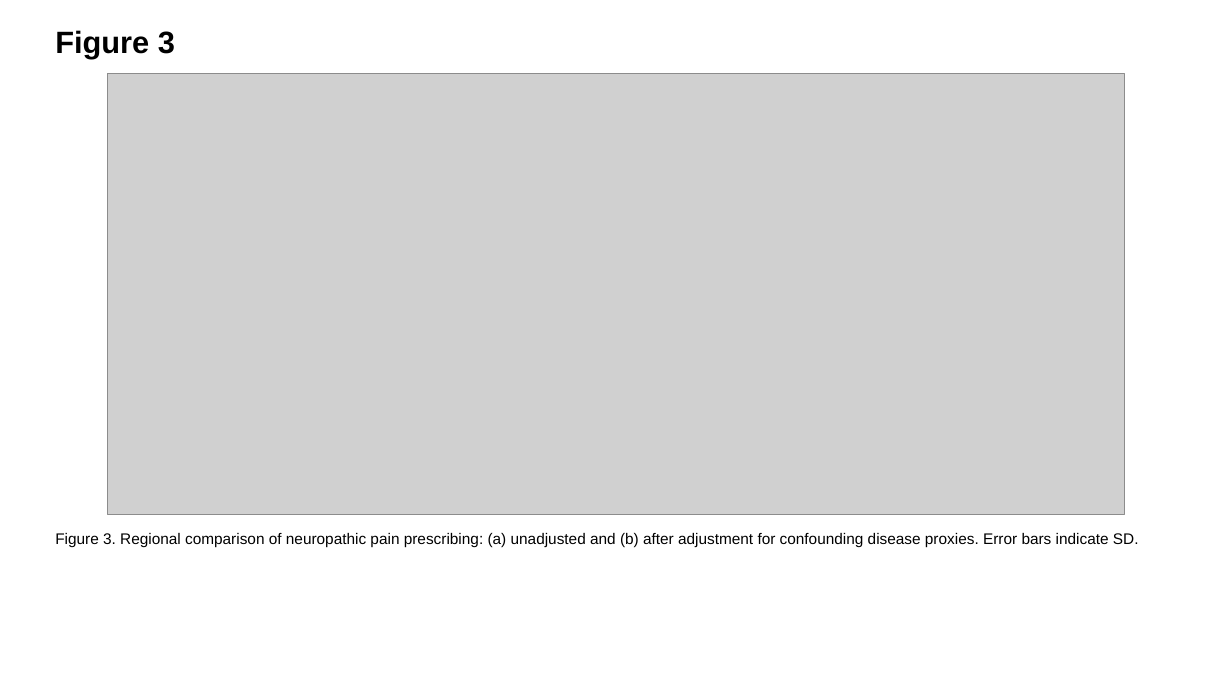
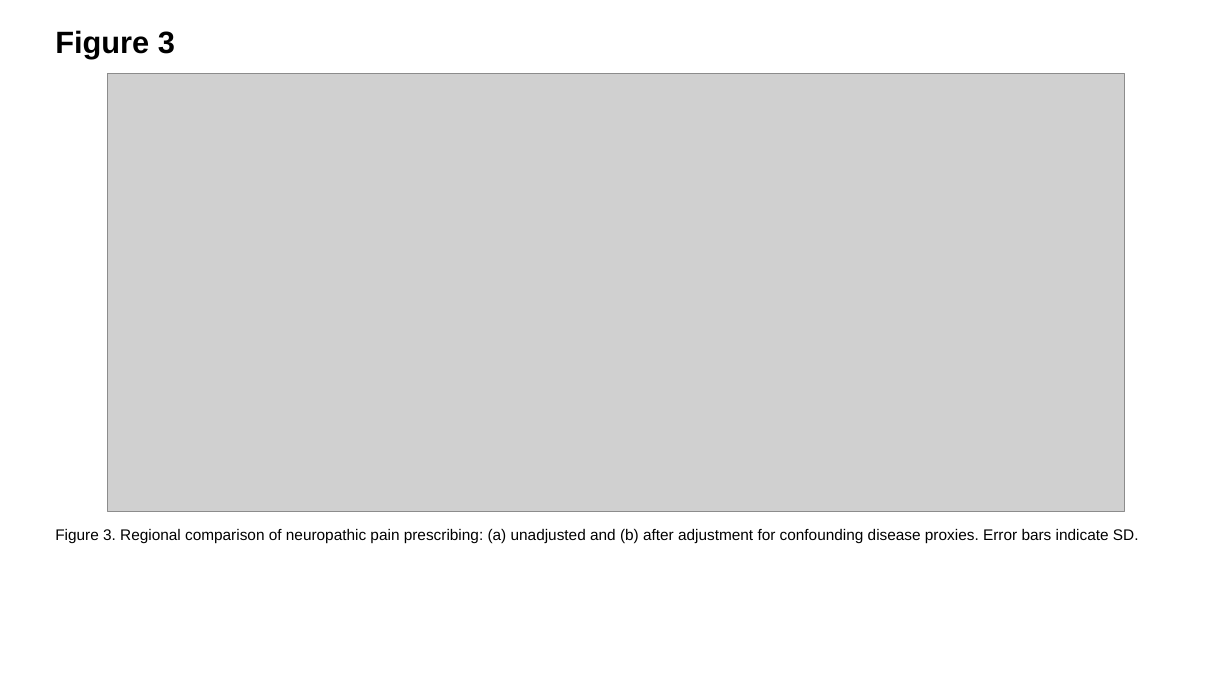
Before and after one commit to bougtoir/medical-accident-its-analysis, a slide deck: slide 3 of ndb-pain-regional-variation-japan/output/je/JE_figures_EN.pptx. Drawn at 1232x693 pixels with LibreOffice and Linux fonts; fonts in the diff are those of the drawing; grey boxes stand for pictures. Boxes give left, top, right and bottom in pixels: in the first picture for what was removed or moved away, otherwise in the second. Text is boxed around its words. In the diff, an @@ line names an element or a change of style, - is before the commit and + after.

```diff
--- a/ndb-pain-regional-variation-japan/output/je/JE_figures_EN.pptx
+++ b/ndb-pain-regional-variation-japan/output/je/JE_figures_EN.pptx
@@ picture: place and size @@
-picture at (108, 74, 1125, 515)
+picture at (108, 74, 1125, 511)
@@ text "Figure 3. Regional comparison of ...": place and size @@
-text "Figure 3. Regional comparison of ..." at (55, 533, 1139, 547)
+text "Figure 3. Regional comparison of ..." at (55, 529, 1139, 544)
```
Also in this commit, not shown: 3 other slides changed, 22 other files.
